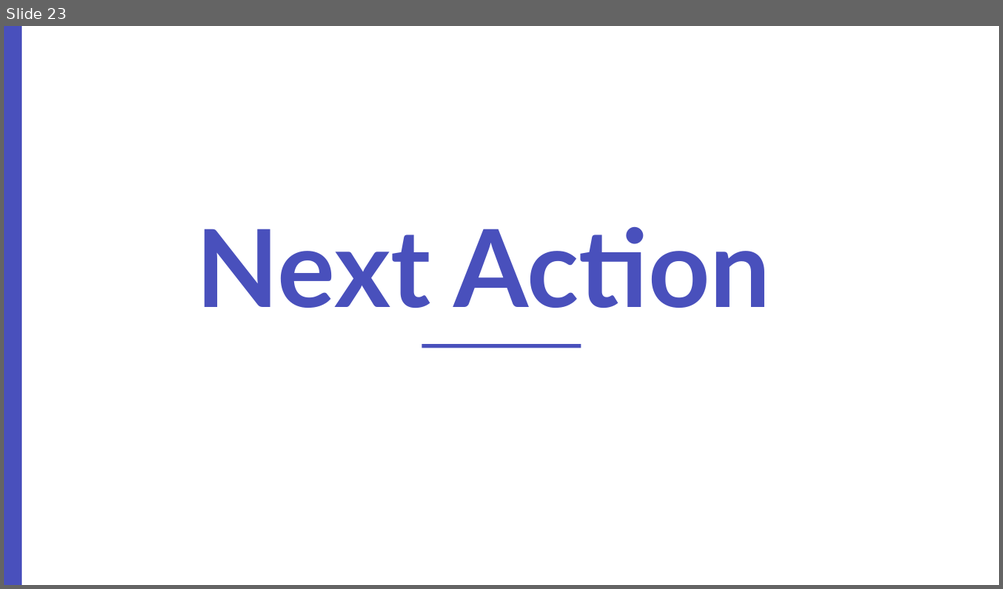
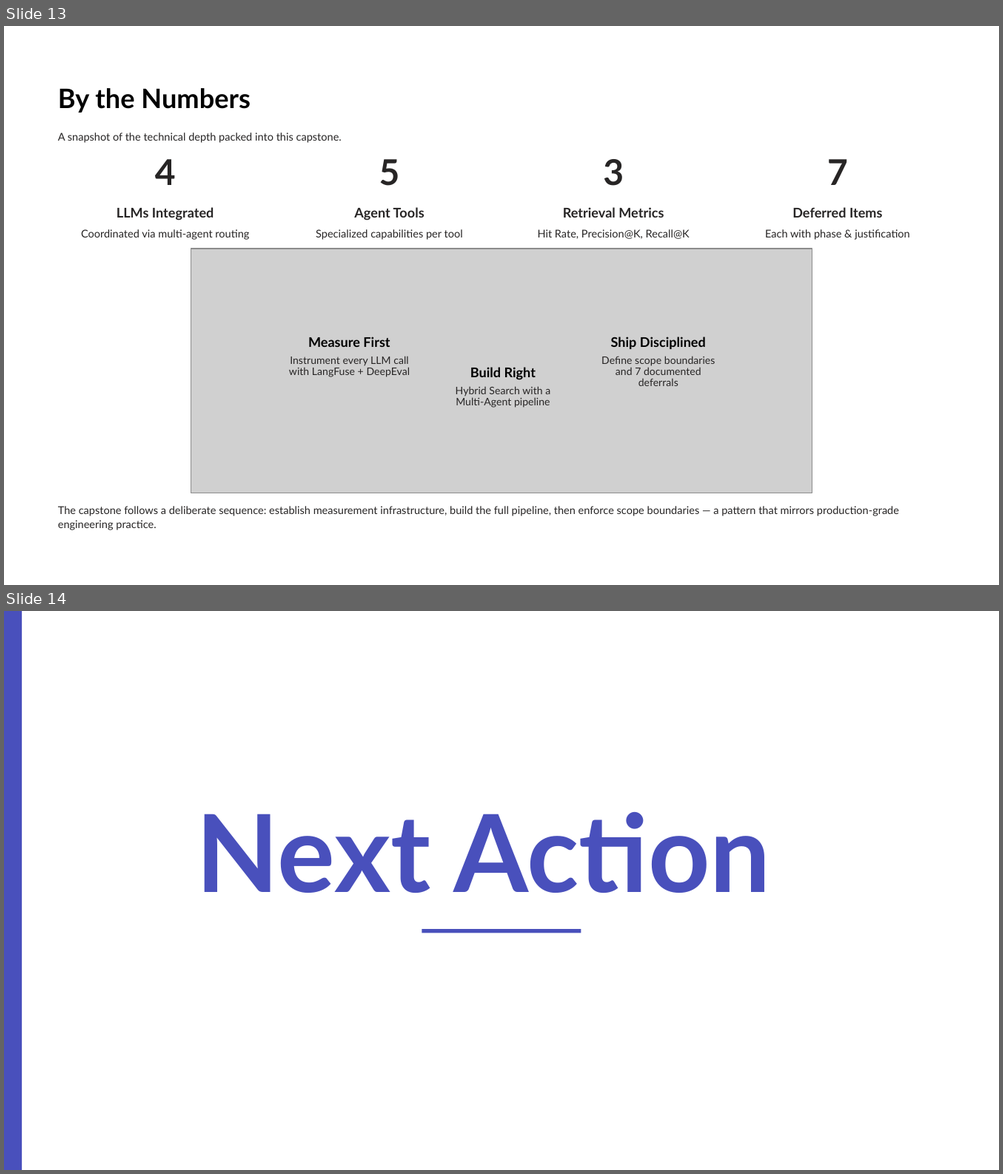
Before and after one commit to YuichiYamazaki-source/Capstone, a slide deck: docs/presentation/capstone_presentation.pptx. Shown one above the other, each under a label of ours: slide 23 before the commit, slides 13 and 14 after it. The pictures are 1003x589 and 1003x1174 pixels, drawn with LibreOffice and Linux fonts; fonts in the diff are those of the drawing; grey boxes stand for pictures; background and template pictures are left out. Boxes give left, top, right and bottom in pixels: in the first picture for what was removed or moved away, otherwise in the second. Text is boxed around its words. In the diff, an @@ line names an element or a change of style, - is before the commit and + after.

```diff
--- a/docs/presentation/capstone_presentation.pptx
+++ b/docs/presentation/capstone_presentation.pptx
@@ slide 13 added at (4, 26, 999, 585), background #FFFFFF @@
@@ rectangle added at (4, 26, 999, 585), fill #FFFFFF @@
@@ text added at (58, 88, 250, 113), 19.4 pt, text #000000, bold @@
+By the Numbers
@@ text added at (58, 133, 341, 143), 7.8 pt, text #272525 @@
+A snapshot of the technical depth packed into this capstone.
@@ text added at (155, 159, 176, 185), 25.6 pt, text #272525, bold @@
+4
@@ text added at (379, 159, 400, 186), 25.6 pt, text #272525, bold @@
+5
@@ text added at (603, 159, 623, 186), 25.6 pt, text #272525, bold @@
+3
@@ text added at (827, 159, 848, 185), 25.6 pt, text #272525, bold @@
+7
@@ text added at (116, 207, 214, 221), 9.7 pt, text #272525, bold @@
+LLMs Integrated
@@ text added at (354, 207, 424, 221), 9.7 pt, text #272525, bold @@
+Agent Tools
@@ text added at (563, 207, 663, 218), 9.7 pt, text #272525, bold @@
+Retrieval Metrics
@@ text added at (792, 207, 882, 218), 9.7 pt, text #272525, bold @@
+Deferred Items
@@ text added at (81, 230, 249, 240), 7.8 pt, text #272525 @@
+Coordinated via multi-agent routing
@@ text added at (316, 230, 463, 240), 7.8 pt, text #272525 @@
+Specialized capabilities per tool
@@ text added at (538, 230, 689, 239), 7.8 pt, text #272525 @@
+Hit Rate, Precision@K, Recall@K
@@ text added at (765, 230, 910, 240), 7.8 pt, text #272525 @@
+Each with phase & justification
@@ picture added at (191, 249, 811, 494) @@
@@ text added at (289, 356, 410, 378), 7.5 pt, text #272525 @@
+Instrument every LLM call with LangFuse + DeepEval
@@ text added at (308, 337, 390, 347), 9.7 pt, text #000000, bold @@
+Measure First
@@ text added at (601, 356, 715, 386), 7.5 pt, text #272525 @@
+Define scope boundaries and 7 documented deferrals
@@ text added at (611, 337, 706, 349), 9.7 pt, text #000000, bold @@
+Ship Disciplined
@@ text added at (470, 367, 536, 380), 9.7 pt, text #000000, bold @@
+Build Right
@@ text added at (455, 386, 550, 408), 7.5 pt, text #272525 @@
+Hybrid Search with a Multi-Agent pipeline
@@ text added at (58, 506, 899, 531), 7.8 pt, text #272525 @@
+The capstone follows a deliberate sequence: establish measurement infrastructure, build the full pipeline, then enforce scope boundaries — a pattern that mirrors production-grade engineering practice.
@@ what was slide 23 is now slide 14 @@
```
Also in this commit, not shown: 6 slides changed, 5 other slides added, 4 other files.
